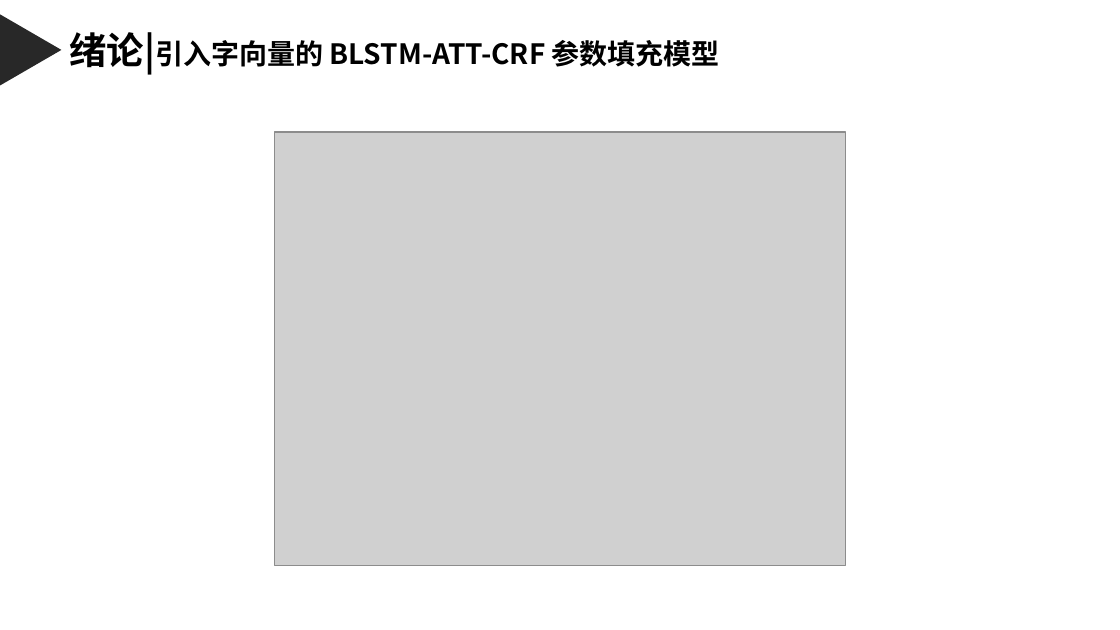
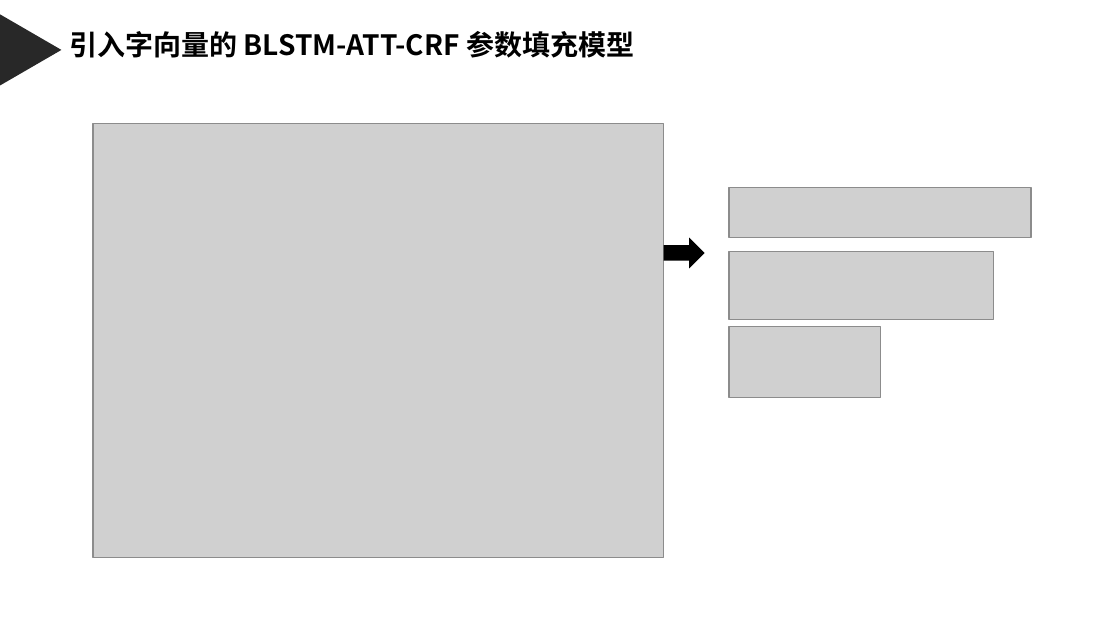
Before and after one commit to weixiao2333/zjuthesis-mphil, a slide deck: slide 12 of 硕士毕业论文答辩PPT.pptx (slide 14 before the commit). Drawn at 1120x630 pixels with LibreOffice and Linux fonts; fonts in the diff are those of the drawing; grey boxes stand for pictures. Boxes give left, top, right and bottom in pixels: in the first picture for what was removed or moved away, otherwise in the second. Text is boxed around its words. In the diff, an @@ line names an element or a change of style, - is before the commit and + after.

```diff
--- a/硕士毕业论文答辩PPT.pptx
+++ b/硕士毕业论文答辩PPT.pptx
@@ text at box(69, 31, 634, 58): text changed @@
-绪论|引入字向量的 BLSTM-ATT-CRF 参数填充模型
+引入字向量的 BLSTM-ATT-CRF 参数填充模型
@@ picture: place and size @@
-picture at box(274, 132, 846, 566)
+picture at box(93, 123, 664, 557)
@@ picture added at box(729, 187, 1032, 237) @@
@@ right arrow added at box(664, 237, 706, 269), fill #000000 @@
@@ picture added at box(729, 252, 993, 320) @@
@@ picture added at box(729, 327, 880, 398) @@
```
Also in this commit, not shown: 28 other slides changed, 3 slides added, 13 slides removed.
